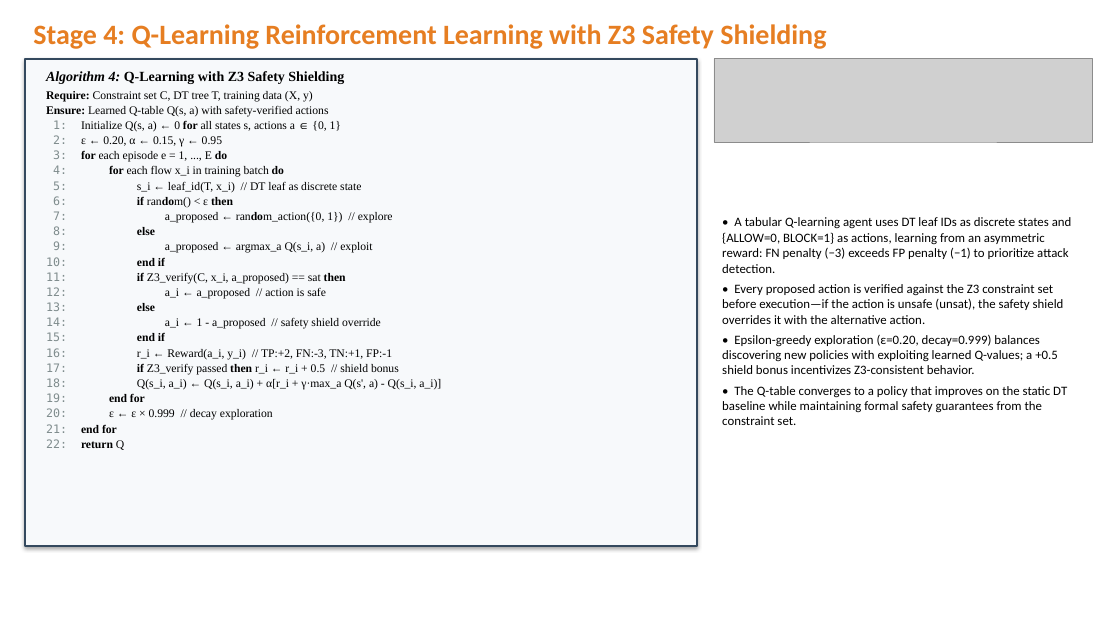
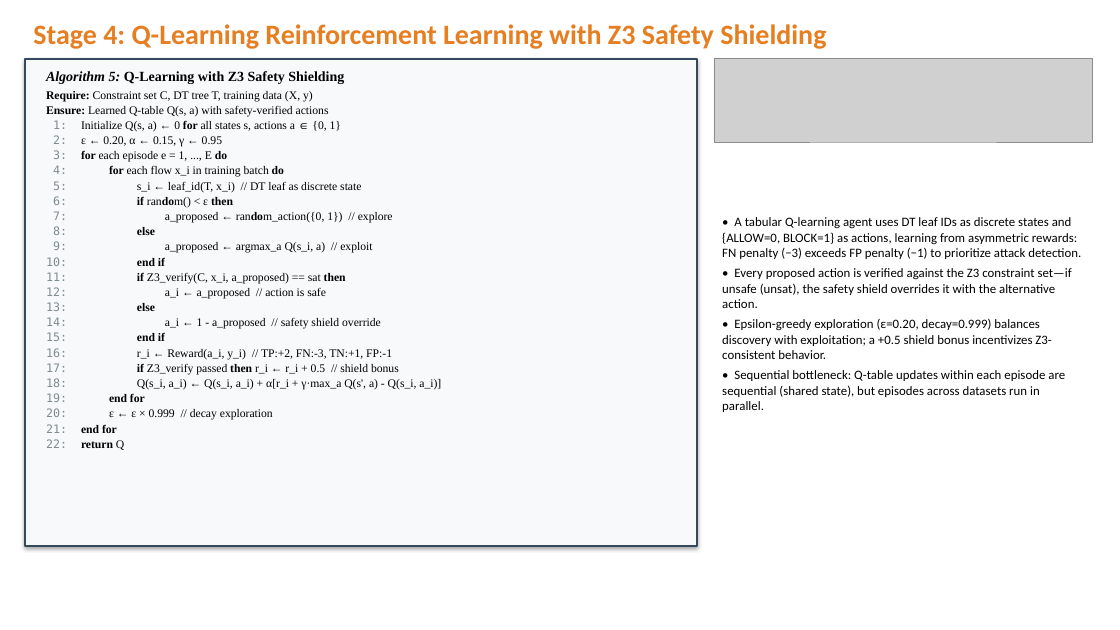
Before and after one commit to pcy12345/adaptive-ids-asrrl, a slide deck: slide 8 of ASRRL_Methodology.pptx (slide 7 before the commit). Drawn at 1120x630 pixels with LibreOffice and Linux fonts; fonts in the diff are those of the drawing; grey boxes stand for pictures. Boxes give left, top, right and bottom in pixels: in the first picture for what was removed or moved away, otherwise in the second. Text is boxed around its words. In the diff, an @@ line names an element or a change of style, - is before the commit and + after.

```diff
--- a/ASRRL_Methodology.pptx
+++ b/ASRRL_Methodology.pptx
@@ text at (46, 71, 344, 84): text changed @@
-Algorithm 4: Q-Learning with Z3 Safety Shielding
+Algorithm 5: Q-Learning with Z3 Safety Shielding
@@ text at (722, 217, 1081, 412): text changed @@
-• A tabular Q-learning agent uses DT leaf IDs as discrete states and {ALLOW=0, BLOCK=1} as actions, learning from an asymmetric reward: FN penalty (−3) exceeds FP penalty (−1) to prioritize attack detection.
-• Every proposed action is verified against the Z3 constraint set before execution—if the action is unsafe (unsat), the safety shield overrides it with the alternative action.
-• Epsilon-greedy exploration (ε=0.20, decay=0.999) balances discovering new policies with exploiting learned Q-values; a +0.5 shield bonus incentivizes Z3-consistent behavior.
-• The Q-table converges to a policy that improves on the static DT baseline while maintaining formal safety guarantees from the constraint set.
+• A tabular Q-learning agent uses DT leaf IDs as discrete states and {ALLOW=0, BLOCK=1} as actions, learning from asymmetric rewards: FN penalty (−3) exceeds FP penalty (−1) to prioritize attack detection.
+• Every proposed action is verified against the Z3 constraint set—if unsafe (unsat), the safety shield overrides it with the alternative action.
+• Epsilon-greedy exploration (ε=0.20, decay=0.999) balances discovery with exploitation; a +0.5 shield bonus incentivizes Z3-consistent behavior.
+• Sequential bottleneck: Q-table updates within each episode are sequential (shared state), but episodes across datasets run in parallel.
```
Also in this commit, not shown: 11 other slides changed, 2 slides added, 1 other file.
